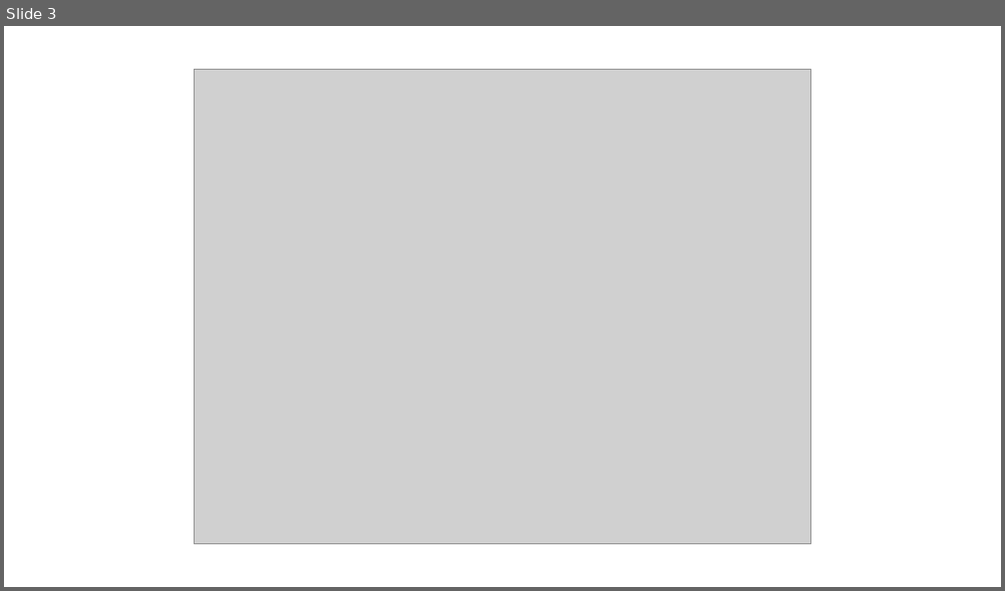
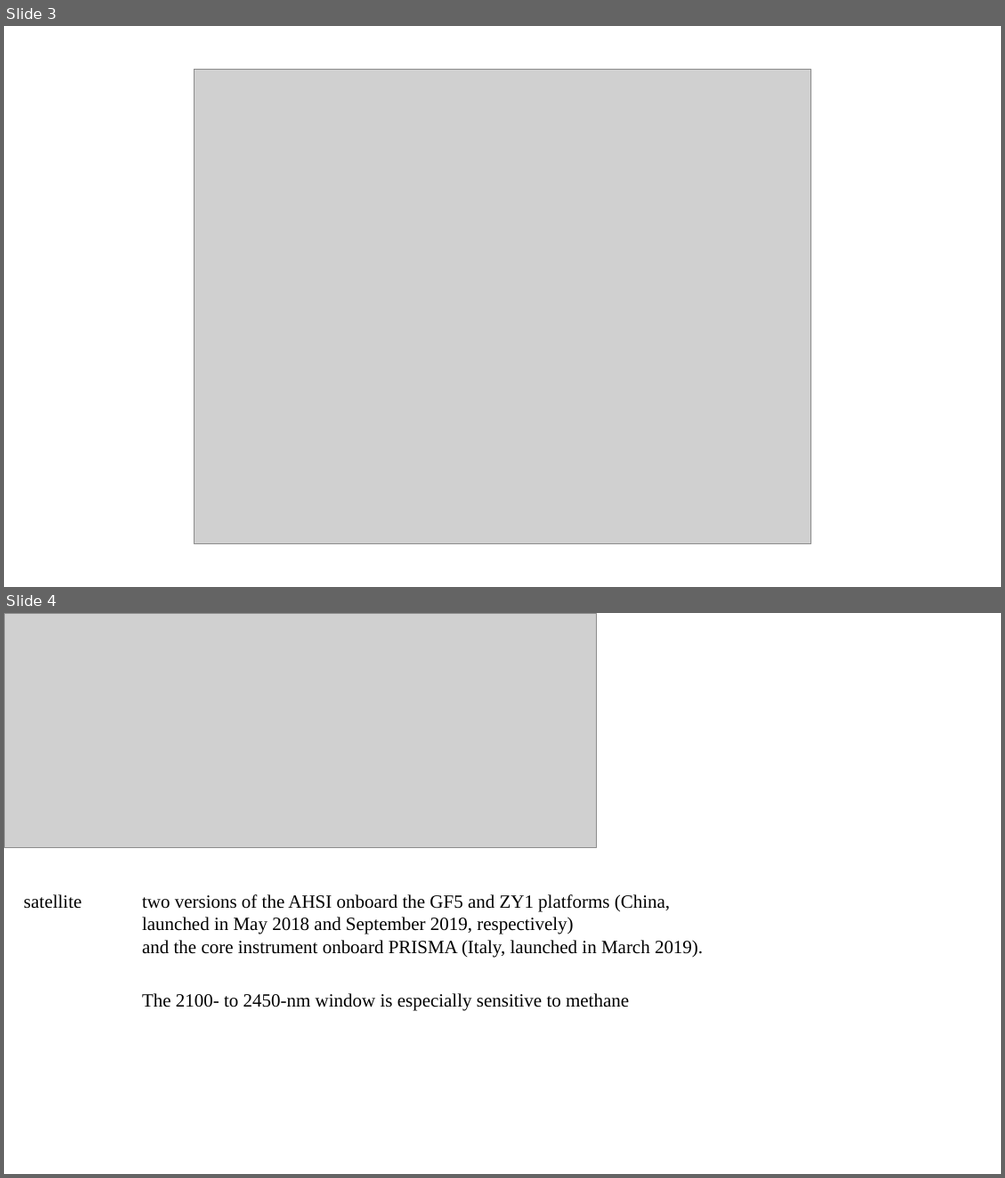
Before and after one commit to zuoxx2021/reservior-methane, a slide deck: rm1.pptx. Shown one above the other, each under a label of ours: slide 3 before the commit, slides 3 and 4 after it. The pictures are 1005x591 and 1005x1178 pixels, drawn with LibreOffice and Linux fonts; fonts in the diff are those of the drawing; grey boxes stand for pictures. Boxes give left, top, right and bottom in pixels: in the first picture for what was removed or moved away, otherwise in the second. Text is boxed around its words. In the diff, an @@ line names an element or a change of style, - is before the commit and + after.

```diff
--- a/rm1.pptx
+++ b/rm1.pptx
@@ slide 4 added at (x1=4, y1=613, x2=1001, y2=1174), background #FFFFFF @@
@@ picture added at (x1=4, y1=613, x2=596, y2=847) @@
@@ text added at (x1=24, y1=894, x2=81, y2=908), 18 pt, text #000000 @@
+satellite
@@ text added at (x1=142, y1=894, x2=703, y2=957), 18 pt, text #000000 @@
+two versions of the AHSI onboard the GF5 and ZY1 platforms (China, launched in May 2018 and September 2019, respectively)
+and the core instrument onboard PRISMA (Italy, launched in March 2019).
@@ text added at (x1=142, y1=993, x2=629, y2=1011), 18 pt, text #000000 @@
+The 2100- to 2450-nm window is especially sensitive to methane
```
Also in this commit, not shown: 1 other file.
